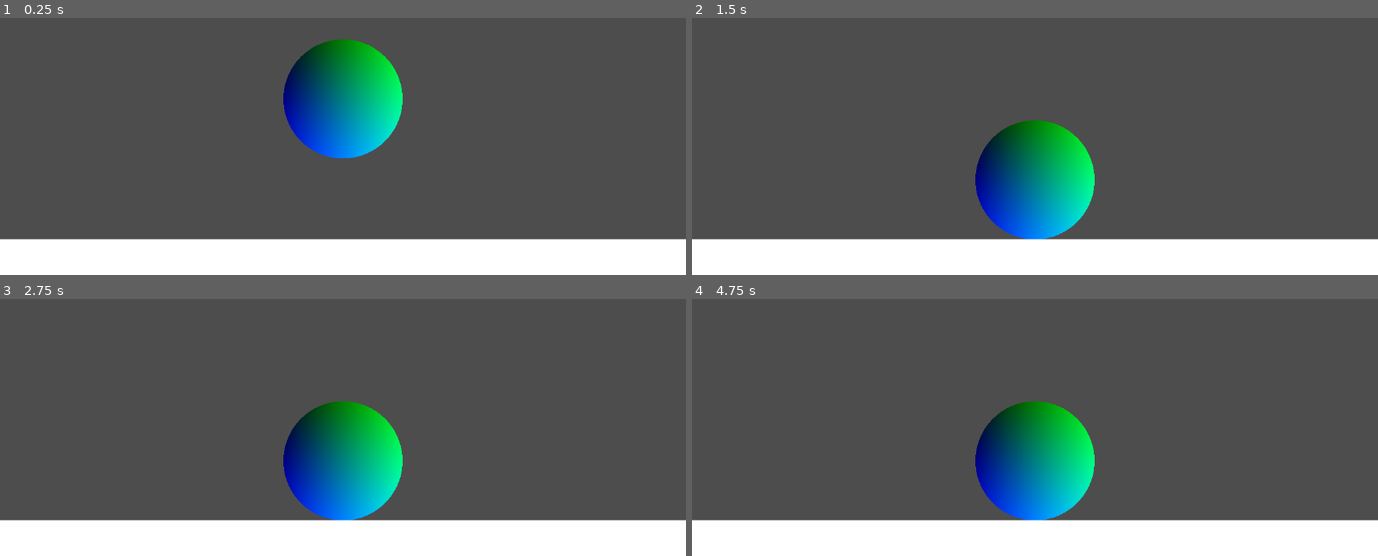
Above: before the commit, frames 1-4 (two rows, left to right).
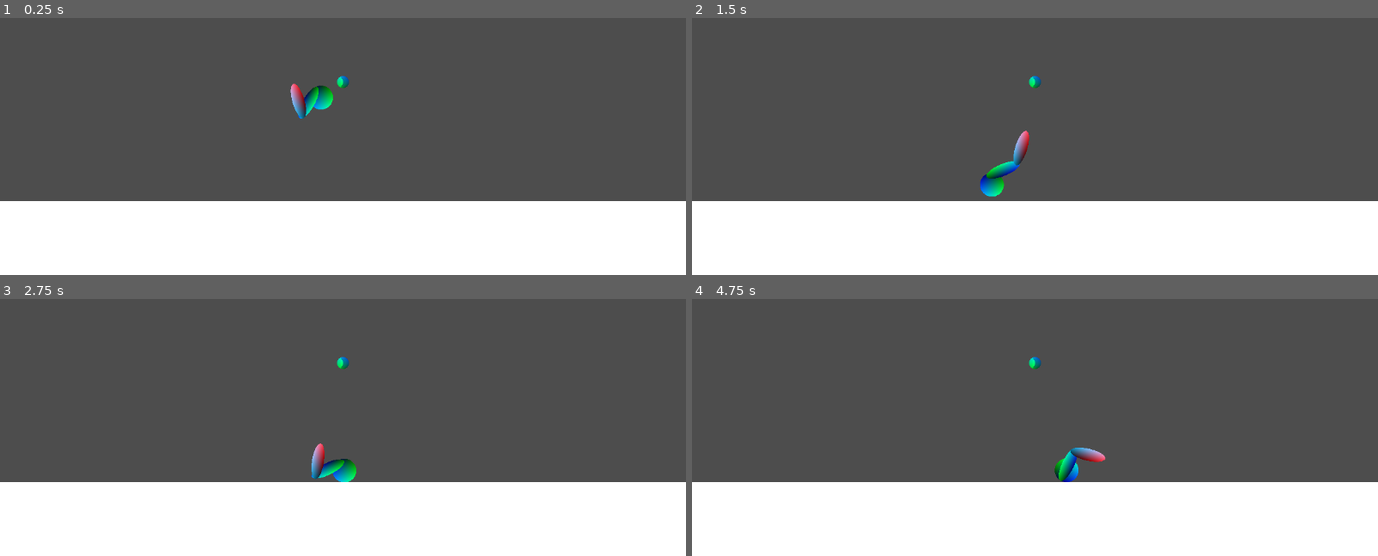
Above: after the commit, the same moments.

Repository: pmuren/Starfish
Game: Godot game, scene res://world.tscn
Two runs of this game, one before a commit and one after it. Both use one fixed random seed, a clock stepped at 60 frames per second and the inputs below. The project has no main scene, so this scene is started directly. The engine's default icon, where the game draws it, is replaced by a stand-in: a white triangle on a blue panel in a dark square.
Inputs:
- Up to frame 1 (0.25 s): no input
- Up to frame 2 (1.5 s): hold F (reach, bound only after the commit) 0.53-1.28 s; tap F (reach, bound only after the commit) at 1.35 s
- Up to frame 3 (2.75 s): hold F (reach, bound only after the commit) from 2.03 s (still down)
- Up to frame 4 (4.75 s): release F (reach, bound only after the commit) at 2.78 s; tap F (reach, bound only after the commit) at 2.85, 4.35 s; hold F (reach, bound only after the commit) 3.53-4.28 s

The runs differ from the first frame. In frame 1, 21% of the frame differs, in the area x 0-100%, y 8-87%; in frame 2, 20%; in frame 3, 20%; in frame 4, 20%.

Commit message:
protag is moving, but buggy. F to reach

Diff:
--- /dev/null
+++ b/arm.gdshader
@@ -0,0 +1,16 @@
+shader_type canvas_item;
+
+void vertex() {
+	// Called for every vertex the material is visible on.
+}
+
+void fragment() {
+	float alpha = step(distance(UV, vec2(0.5, 0.5)), 0.5);
+	COLOR = vec4(UV.y, UV.x*0.75, UV.x, alpha);
+	// Called for every pixel the material is visible on.
+}
+
+//void light() {
+	// Called for every pixel for every light affecting the CanvasItem.
+	// Uncomment to replace the default light processing function with this one.
+//}
--- a/project.godot
+++ b/project.godot
@@ -18,6 +18,14 @@
 
 project/assembly_name="Starfish"
 
+[input]
+
+reach={
+"deadzone": 0.5,
+"events": [Object(InputEventKey,"resource_local_to_scene":false,"resource_name":"","device":-1,"window_id":0,"alt_pressed":false,"shift_pressed":false,"ctrl_pressed":false,"meta_pressed":false,"pressed":false,"keycode":0,"physical_keycode":70,"key_label":0,"unicode":102,"echo":false,"script":null)
+]
+}
+
 [rendering]
 
 renderer/rendering_method="mobile"
--- /dev/null
+++ b/protag.gd
@@ -0,0 +1,25 @@
+extends Node
+
+var bicep
+var initial_rest_length
+var reaching_rest_length
+var restitution_dampening
+
+func _ready():
+	bicep = $Bicep0
+	if bicep:
+		initial_rest_length = bicep.rest_length
+		reaching_rest_length = 300
+		restitution_dampening = 10
+
+
+func _input(event):
+	if event.is_action_pressed("reach"):
+		if bicep:
+			bicep.rest_length = reaching_rest_length
+		else:
+			print("Bicep0 not found!")
+
+func _physics_process(_delta):
+	if bicep:
+		bicep.rest_length += (initial_rest_length - bicep.rest_length)/restitution_dampening
--- a/protag.tscn
+++ b/protag.tscn
@@ -1,24 +1,91 @@
-[gd_scene load_steps=5 format=3 uid="uid://csppi2bdvbpgs"]
+[gd_scene load_steps=11 format=3 uid="uid://csppi2bdvbpgs"]
 
+[ext_resource type="Texture2D" uid="uid://dt4sahhkyny12" path="res://icon.svg" id="1_4ltw5"]
 [ext_resource type="Shader" path="res://protag.gdshader" id="1_7hfna"]
+[ext_resource type="Script" path="res://protag.gd" id="1_j3xkw"]
+[ext_resource type="Shader" path="res://arm.gdshader" id="2_mk8mo"]
 
-[sub_resource type="CircleShape2D" id="CircleShape2D_ckh35"]
+[sub_resource type="CircleShape2D" id="CircleShape2D_f36wq"]
 
-[sub_resource type="ShaderMaterial" id="ShaderMaterial_l0mhx"]
+[sub_resource type="ShaderMaterial" id="ShaderMaterial_xrdvp"]
 shader = ExtResource("1_7hfna")
 
-[sub_resource type="CanvasTexture" id="CanvasTexture_4mxgw"]
+[sub_resource type="CapsuleShape2D" id="CapsuleShape2D_otckd"]
 
-[node name="Protag" type="RigidBody2D"]
+[sub_resource type="ShaderMaterial" id="ShaderMaterial_axusp"]
+shader = ExtResource("1_7hfna")
+
+[sub_resource type="CanvasTexture" id="CanvasTexture_3bv4j"]
+
+[sub_resource type="ShaderMaterial" id="ShaderMaterial_6w5qu"]
+shader = ExtResource("2_mk8mo")
+
+[node name="Protag" type="Node2D"]
 position = Vector2(2.08165e-12, 2.08165e-12)
+script = ExtResource("1_j3xkw")
 
-[node name="CollisionShape2D" type="CollisionShape2D" parent="."]
-position = Vector2(2.08165e-12, 2.08165e-12)
-scale = Vector2(10, 10)
-shape = SubResource("CircleShape2D_ckh35")
+[node name="Torso" type="RigidBody2D" parent="."]
 
-[node name="Sprite2D" type="Sprite2D" parent="."]
-material = SubResource("ShaderMaterial_l0mhx")
-position = Vector2(2.08165e-12, 2.08165e-12)
-scale = Vector2(200, 200)
-texture = SubResource("CanvasTexture_4mxgw")
+[node name="CollisionShape2D" type="CollisionShape2D" parent="Torso"]
+shape = SubResource("CircleShape2D_f36wq")
+
+[node name="Sprite2D" type="Sprite2D" parent="Torso/CollisionShape2D"]
+material = SubResource("ShaderMaterial_xrdvp")
+position = Vector2(-2.08165e-12, -2.08165e-12)
+scale = Vector2(0.156136, 0.156136)
+texture = ExtResource("1_4ltw5")
+
+[node name="UpperArm0" type="RigidBody2D" parent="."]
+position = Vector2(-19, -2)
+rotation = 1.5708
+gravity_scale = 1.66533e-16
+
+[node name="CollisionShape2D" type="CollisionShape2D" parent="UpperArm0"]
+position = Vector2(-4.14957e-12, 0)
+scale = Vector2(0.5, 1)
+shape = SubResource("CapsuleShape2D_otckd")
+
+[node name="Sprite2D" type="Sprite2D" parent="UpperArm0/CollisionShape2D"]
+material = SubResource("ShaderMaterial_axusp")
+position = Vector2(2.10321e-12, 0)
+scale = Vector2(20, 30)
+texture = SubResource("CanvasTexture_3bv4j")
+
+[node name="LowerArm0" type="RigidBody2D" parent="."]
+position = Vector2(-43, -5)
+rotation = 1.87442
+gravity_scale = 1.66533e-16
+
+[node name="CollisionShape2D" type="CollisionShape2D" parent="LowerArm0"]
+position = Vector2(-4.76837e-07, 0)
+scale = Vector2(0.5, 1)
+shape = SubResource("CapsuleShape2D_otckd")
+
+[node name="Sprite2D" type="Sprite2D" parent="LowerArm0/CollisionShape2D"]
+material = SubResource("ShaderMaterial_6w5qu")
+position = Vector2(2.10321e-12, 0)
+scale = Vector2(20, 30)
+texture = SubResource("CanvasTexture_3bv4j")
+
+[node name="Elbow0" type="PinJoint2D" parent="."]
+position = Vector2(-31, -1)
+node_a = NodePath("../UpperArm0")
+node_b = NodePath("../LowerArm0")
+bias = 0.9
+motor_enabled = true
+motor_target_velocity = 34.9066
+
+[node name="Bicep0" type="DampedSpringJoint2D" parent="."]
+position = Vector2(-13, -9)
+rotation = 1.5708
+node_a = NodePath("../UpperArm0")
+node_b = NodePath("../LowerArm0")
+length = 40.0
+rest_length = 25.0
+stiffness = 40.0
+damping = 0.5
+
+[node name="Shoulder0" type="PinJoint2D" parent="."]
+position = Vector2(-7, -2)
+node_a = NodePath("../Torso")
+node_b = NodePath("../UpperArm0")
--- a/world.tscn
+++ b/world.tscn
@@ -1,6 +1,7 @@
-[gd_scene load_steps=6 format=3 uid="uid://5hhsqv46ywtr"]
+[gd_scene load_steps=10 format=3 uid="uid://5hhsqv46ywtr"]
 
 [ext_resource type="PackedScene" uid="uid://csppi2bdvbpgs" path="res://protag.tscn" id="1_sp3kx"]
+[ext_resource type="Shader" path="res://protag.gdshader" id="2_6gfo1"]
 [ext_resource type="Shader" path="res://ground.gdshader" id="2_euc63"]
 
 [sub_resource type="ShaderMaterial" id="ShaderMaterial_eudqv"]
@@ -10,14 +11,26 @@
 
 [sub_resource type="RectangleShape2D" id="RectangleShape2D_h5i34"]
 
+[sub_resource type="ShaderMaterial" id="ShaderMaterial_dxoli"]
+shader = ExtResource("2_6gfo1")
+
+[sub_resource type="ShaderMaterial" id="ShaderMaterial_i2rh8"]
+shader = ExtResource("2_6gfo1")
+
+[sub_resource type="SphereMesh" id="SphereMesh_lrfsx"]
+material = SubResource("ShaderMaterial_i2rh8")
+
 [node name="World" type="Node2D"]
 
 [node name="Camera2D" type="Camera2D" parent="."]
+zoom = Vector2(2, 2)
 
 [node name="Protag" parent="." instance=ExtResource("1_sp3kx")]
+position = Vector2(-12, -7)
+rotation = -0.787358
 
 [node name="Ground" type="StaticBody2D" parent="."]
-position = Vector2(2.08165e-12, 296)
+position = Vector2(2.08165e-12, 132)
 scale = Vector2(9, 0.5)
 
 [node name="Sprite2D" type="Sprite2D" parent="Ground"]
@@ -26,5 +39,12 @@
 texture = SubResource("CanvasTexture_7t28r")
 
 [node name="CollisionShape2D" type="CollisionShape2D" parent="Ground"]
+position = Vector2(2.08165e-12, 2.08165e-12)
 scale = Vector2(6.4, 6.4)
 shape = SubResource("RectangleShape2D_h5i34")
+
+[node name="MeshInstance2D" type="MeshInstance2D" parent="."]
+material = SubResource("ShaderMaterial_dxoli")
+position = Vector2(2.08165e-12, 2.08165e-12)
+scale = Vector2(10, 10)
+mesh = SubResource("SphereMesh_lrfsx")
